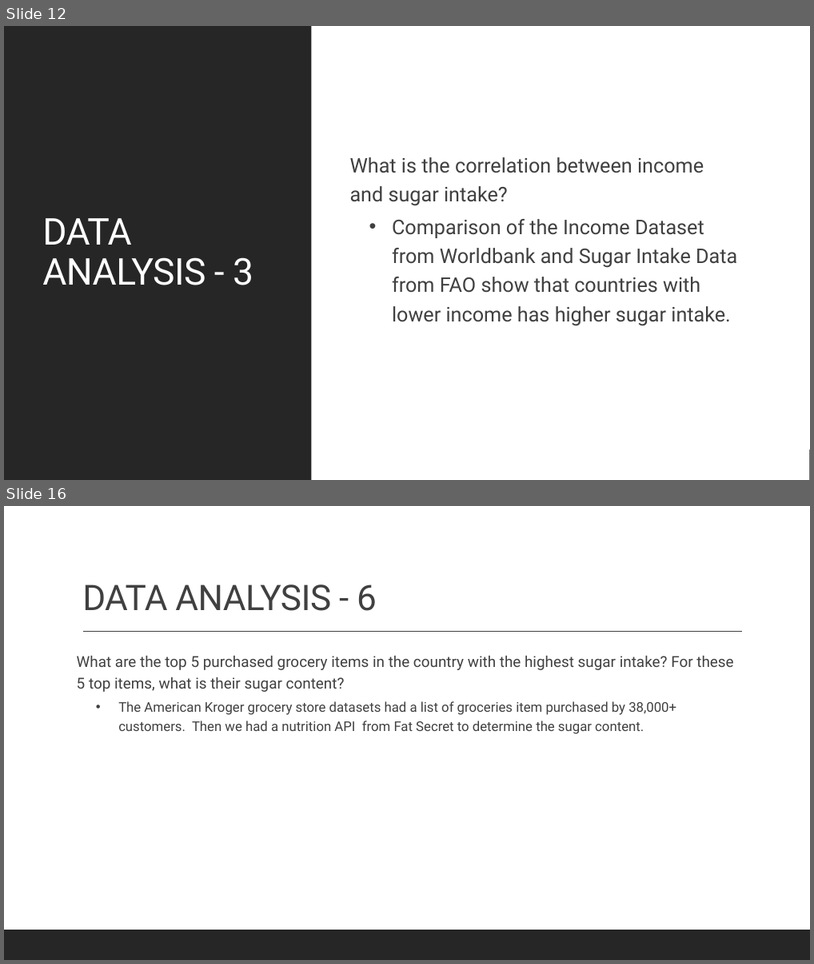
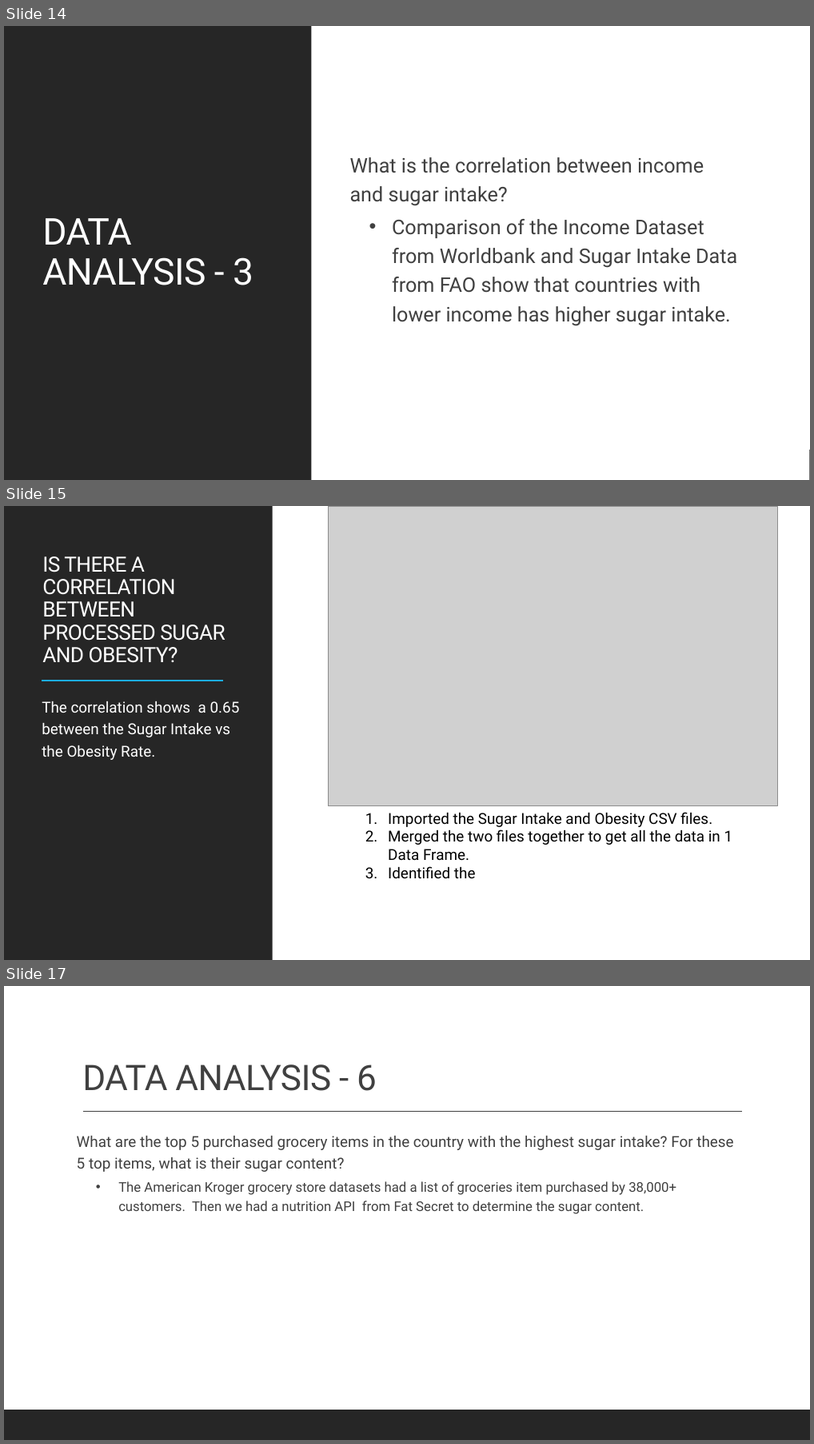
Before and after one commit to cbeachey/project1_influencers, a slide deck: Effects of Sugar Consumption.pptx. Shown one above the other, each under a label of ours: slides 12 and 16 before the commit, slides 14, 15 and 17 after it; the slides between them are not shown. The pictures are 814x964 and 814x1444 pixels, drawn with LibreOffice and Linux fonts; fonts in the diff are those of the drawing; grey boxes stand for pictures. Boxes give left, top, right and bottom in pixels: in the first picture for what was removed or moved away, otherwise in the second. Text is boxed around its words. In the diff, an @@ line names an element or a change of style, - is before the commit and + after.

```diff
--- a/Effects of Sugar Consumption.pptx
+++ b/Effects of Sugar Consumption.pptx
@@ slide 15 added at <box>4,506,810,960</box>, background #FFFFFF; not listed: 1 template element that a slide beside it also shows @@
@@ rectangle added at <box>4,506,273,960</box>, fill #262626 @@
@@ rectangle added at <box>5,506,810,960</box>, fill #FFFFFF @@
@@ picture added at <box>328,506,778,806</box> @@
@@ title added at <box>42,556,226,663</box>, 25 pt, text #FFFFFF @@
+IS THERE A CORRELATION BETWEEN PROCESSED SUGAR AND OBESITY?
@@ line added from (42, 681) to (223, 681), #1CADE4 1.5 pt @@
@@ text added at <box>42,701,240,760</box>, 18 pt, text #FFFFFF @@
+The correlation shows a 0.65 between the Sugar Intake vs the Obesity Rate.
@@ text added at <box>388,812,734,879</box>, 18 pt, text #000000 @@
+1. Imported the Sugar Intake and Obesity CSV files.
+2. Merged the two files together to get all the data in 1 Data Frame.
+3. Identified the
@@ what was slide 12 is now slide 14 @@
@@ what was slide 16 is now slide 17 @@
```
Also in this commit, not shown: 11 slides changed, 2 other slides added, 2 slides removed, 6 other files.
